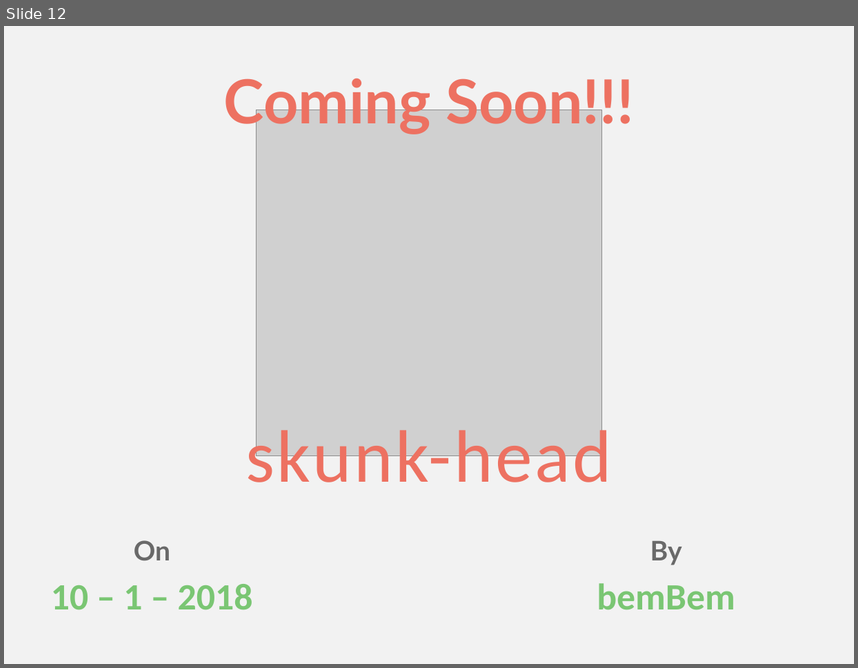
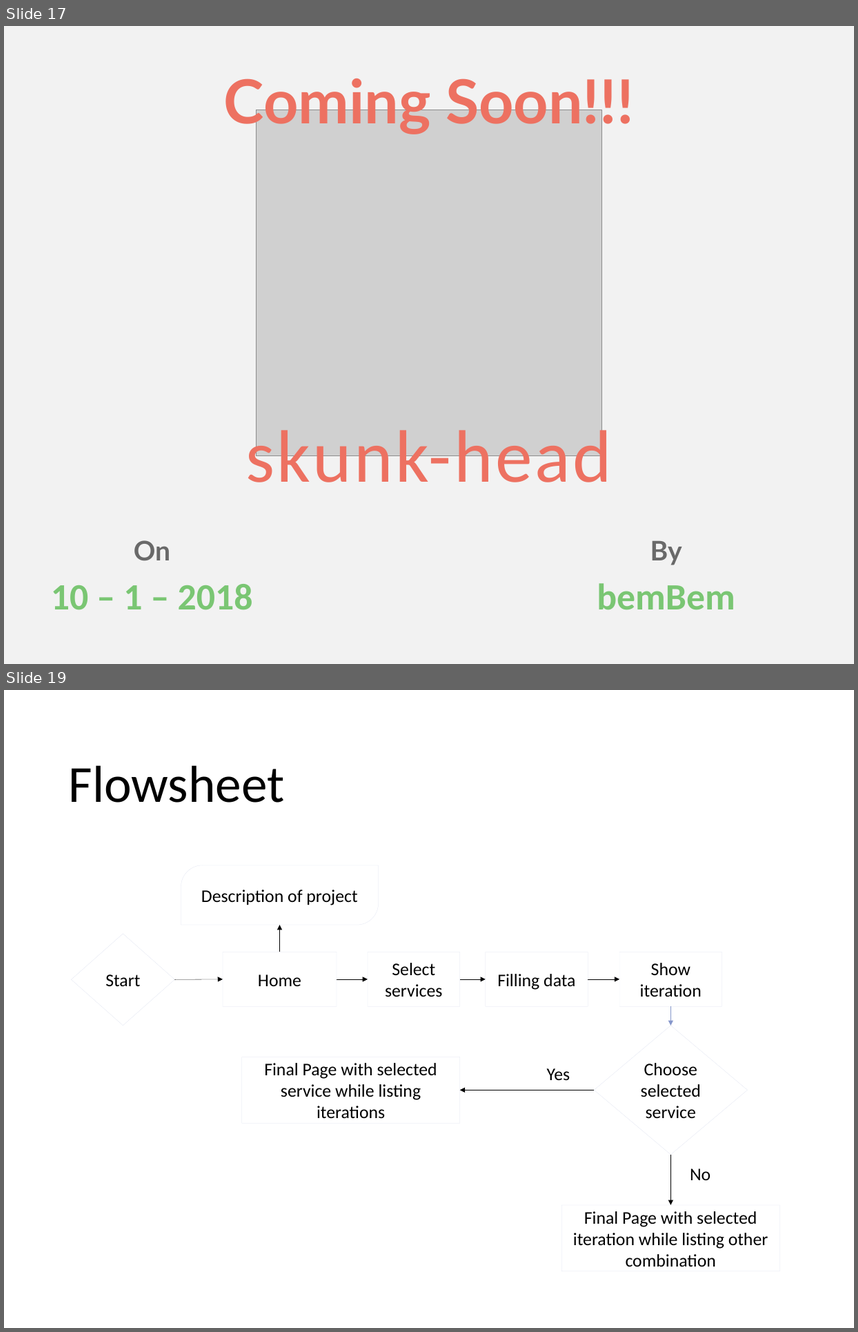
Before and after one commit to EbereUzodufa/SkunkHead, a slide deck: Skunk Head/Skunk Head.pptx. Shown one above the other, each under a label of ours: slide 12 before the commit, slides 17 and 19 after it; the slides between them are not shown. The pictures are 858x668 and 858x1332 pixels, drawn with LibreOffice and Linux fonts; fonts in the diff are those of the drawing; grey boxes stand for pictures. Boxes give left, top, right and bottom in pixels: in the first picture for what was removed or moved away, otherwise in the second. Text is boxed around its words. In the diff, an @@ line names an element or a change of style, - is before the commit and + after.

```diff
--- a/Skunk Head/Skunk Head.pptx
+++ b/Skunk Head/Skunk Head.pptx
@@ slide 19 added at (4,690,854,1328), background #FFFFFF @@
@@ title added at (69,765,285,802), 61.6 pt, text #000000 @@
+Flowsheet
@@ round diag rect added at (181,865,379,925), outline #8697CB 0.2 pt, 21.2 pt, text #000000 @@
+Description of project
@@ diamond added at (72,934,174,1025), outline #8697CB 0.2 pt, 21.2 pt, text #000000 @@
+Start
@@ arrow added from (280, 952) to (280, 925), #000000 0.25 pt @@
@@ rectangle added at (223,952,337,1006), outline #8697CB 0.2 pt, 21.2 pt, text #000000 @@
+Home
@@ rectangle added at (368,952,460,1006), outline #8697CB 0.2 pt, 21.2 pt, text #000000 @@
+Select services
@@ rectangle added at (486,952,588,1006), outline #8697CB 0.2 pt, 21.2 pt, text #000000 @@
+Filling data
@@ rectangle added at (619,952,722,1006), outline #8697CB 0.2 pt, 21.2 pt, text #000000 @@
+Show iteration
@@ arrow added from (174, 980) to (223, 979), #000000 0.25 pt @@
@@ arrow added from (337, 979) to (368, 979), #000000 0.25 pt @@
@@ arrow added from (460, 979) to (486, 979), #000000 0.25 pt @@
@@ arrow added from (588, 979) to (619, 979), #000000 0.25 pt @@
@@ arrow added from (671, 1006) to (671, 1025), #8697CB 0.25 pt @@
@@ diamond added at (594,1025,748,1154), outline #8697CB 0.2 pt, 21.2 pt, text #000000 @@
+Choose selected service
@@ rectangle added at (242,1057,460,1123), outline #8697CB 0.2 pt, 21.2 pt, text #000000 @@
+Final Page with selected service while listing iterations
@@ text added at (547,1068,570,1080), 21.2 pt, text #000000 @@
+Yes
@@ arrow added from (594, 1090) to (460, 1090), #000000 0.25 pt @@
@@ arrow added from (671, 1154) to (671, 1205), #000000 0.25 pt @@
@@ text added at (690,1168,711,1180), 21.2 pt, text #000000 @@
+No
@@ rectangle added at (562,1205,780,1271), outline #8697CB 0.2 pt, 21.2 pt, text #000000 @@
+Final Page with selected iteration while listing other combination
@@ what was slide 12 is now slide 17 @@
```
Also in this commit, not shown: 3 slides changed, 6 other slides added, 1 slide removed.
